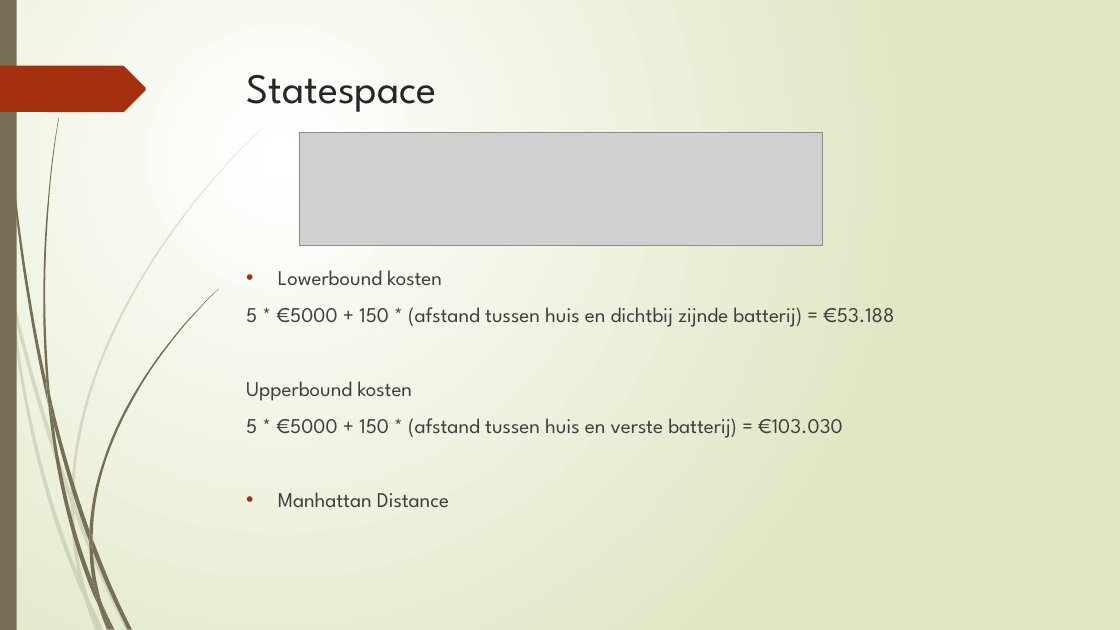
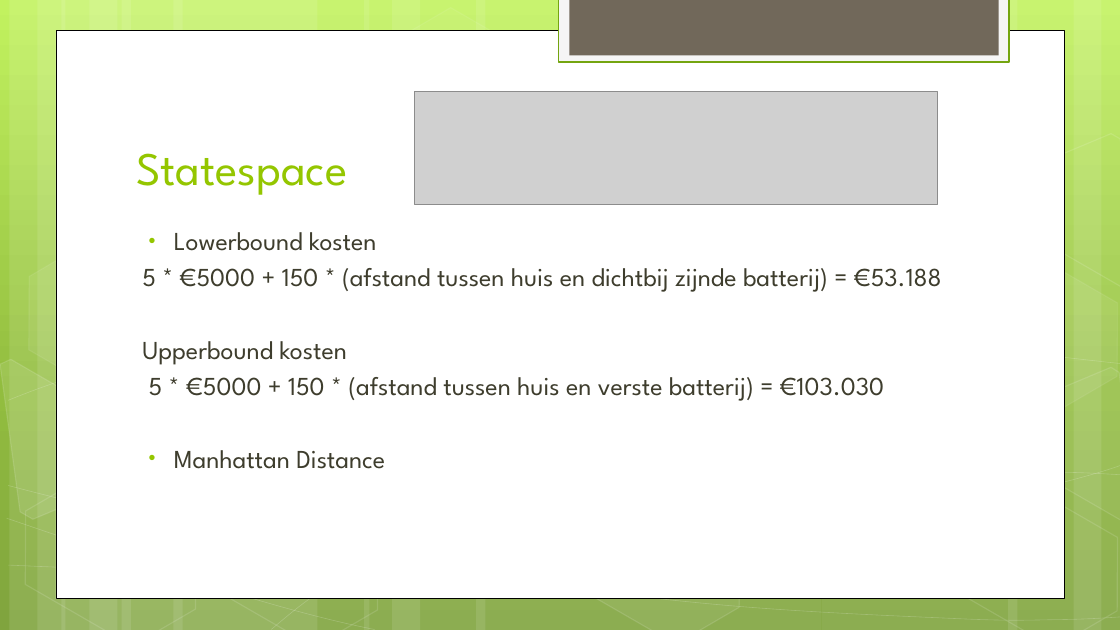
Before and after one commit to broekm006/SmartGrid, a slide deck: slide 4 of Final_V2.pptx. Drawn at 1120x630 pixels with LibreOffice and Linux fonts; fonts in the diff are those of the drawing; grey boxes stand for pictures. Boxes give left, top, right and bottom in pixels: in the first picture for what was removed or moved away, otherwise in the second. Text is boxed around its words. In the diff, an @@ line names an element or a change of style, - is before the commit and + after.

```diff
--- a/Final_V2.pptx
+++ b/Final_V2.pptx
@@ background gradient #FFFFFF to #DFE8C4 to gradient #C3F35F to #93BF3F to #81A53E @@
@@ rectangle: place and size @@
-rectangle at [0,0,17,630]
+rectangle at [9,0,66,630]
@@ rectangle at [9,0,66,630]: fill #766F54 to #FFFFFF at 10% opacity @@
@@ rectangle added at [559,0,1009,62], fill #F5F5F5, outline #74A510 1.25 pt @@
@@ rectangle added at [570,0,999,55], fill #71685A @@
@@ rectangle added at [56,30,1065,598], fill #FFFFFF, outline #000000 0.5 pt @@
@@ freeform shape removed at [0,66,146,112] @@
@@ title "Statespace": place and size @@
-title "Statespace" at [247,75,437,112]
+title "Statespace" at [136,153,347,195]
@@ title "Statespace" at [136,153,347,195]: size 36 to 40 pt, text colour #262626 to #94C600; vertical alignment top to bottom @@
@@ picture: place and size @@
-picture at [299,133,823,245]
+picture at [414,92,938,204]
@@ group added at [0,0,1120,630]: 11 rectangles, 7 freeform shapes, 7 hexagons @@
@@ text "Lowerbound kosten": place and size @@
-text "Lowerbound kosten" at [246,270,894,507]
+text "Lowerbound kosten" at [142,232,942,469]
@@ text "Lowerbound kosten" at [142,232,942,469]: size 18 to 22.2 pt, text colour #404040 to #3E3D2D; indent changed; less space between paragraphs; bullet colour #A53010 to #94C600 @@
@@ freeform shape at [0,356,139,543]: fill #766F54 at 20% opacity to #FFFFFF at 10% opacity; outline none to #FFFFFF 1 pt; rotation 0 to 30 degrees; outline redrawn @@
@@ group removed at [0,129,262,630]: 9 freeform shapes @@
@@ group removed at [3,0,218,630]: 12 freeform shapes @@
```
Also in this commit, not shown: 19 other slides changed.
